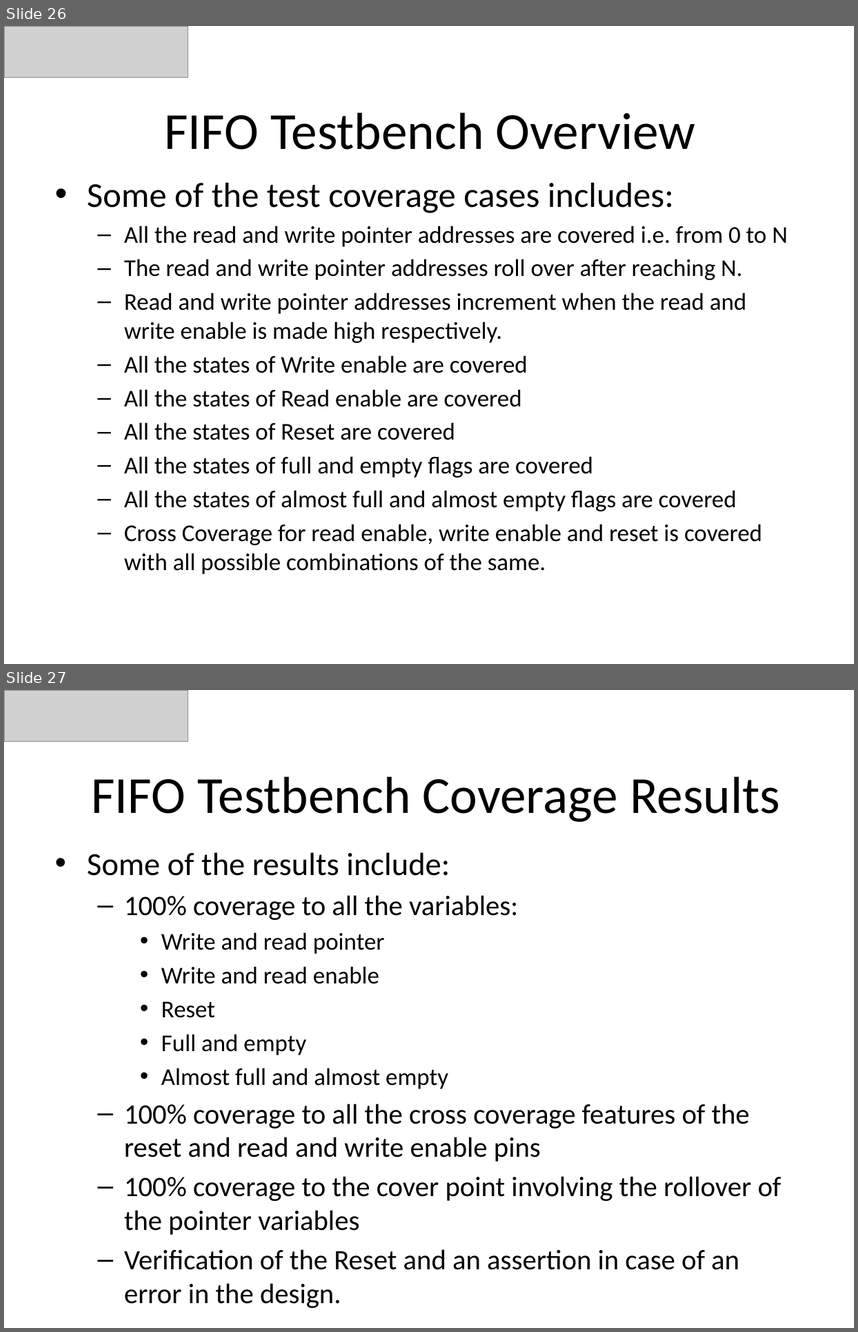
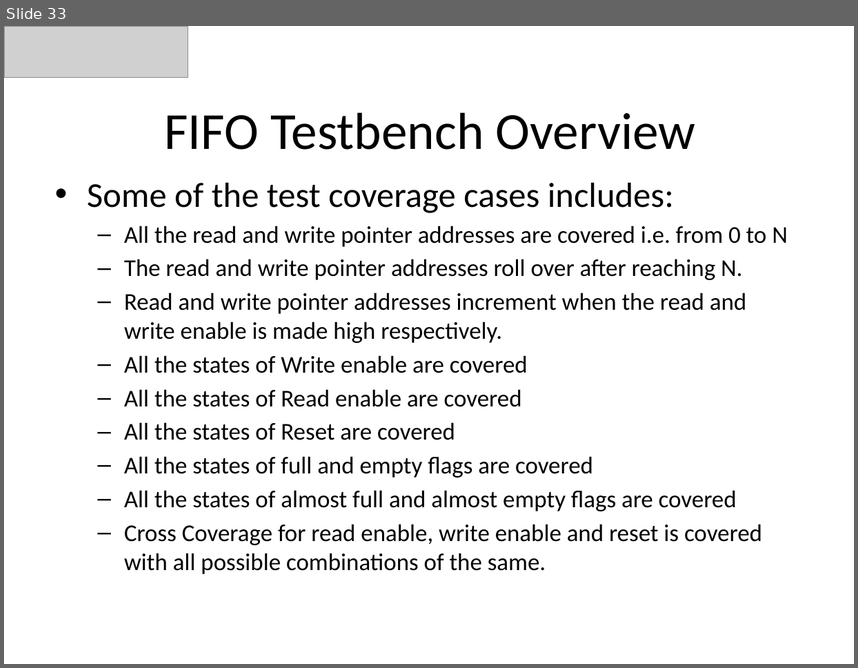
Before and after one commit to KishanVasu/Hello-world, a slide deck: SV [Autosaved].pptx. Shown one above the other, each under a label of ours: slides 26 and 27 before the commit, slide 33 after it. The pictures are 858x1332 and 858x668 pixels, drawn with LibreOffice and Linux fonts; fonts in the diff are those of the drawing; grey boxes stand for pictures. Boxes give left, top, right and bottom in pixels: in the first picture for what was removed or moved away, otherwise in the second. Text is boxed around its words. In the diff, an @@ line names an element or a change of style, - is before the commit and + after.

```diff
--- a/SV [Autosaved].pptx
+++ b/SV [Autosaved].pptx
@@ slide 27 removed at (4,690,854,1328), background #FFFFFF @@
@@ picture removed at (4,690,188,742) @@
@@ title removed at (91,776,780,822) @@
-FIFO Testbench Coverage Results
@@ text removed at (87,852,782,1270) @@
-• Some of the results include:
-  – 100% coverage to all the variables:
-    • Write and read pointer
-    • Write and read enable
-    • Reset
-    • Full and empty
-    • Almost full and almost empty
-  – 100% coverage to all the cross coverage features of the reset and read and write enable pins
-  – 100% coverage to the cover point involving the rollover of the pointer variables
-  – Verification of the Reset and an assertion in case of an error in the design.
@@ what was slide 26 is now slide 33 @@
```
Also in this commit, not shown: 19 slides changed, 10 slides added.
